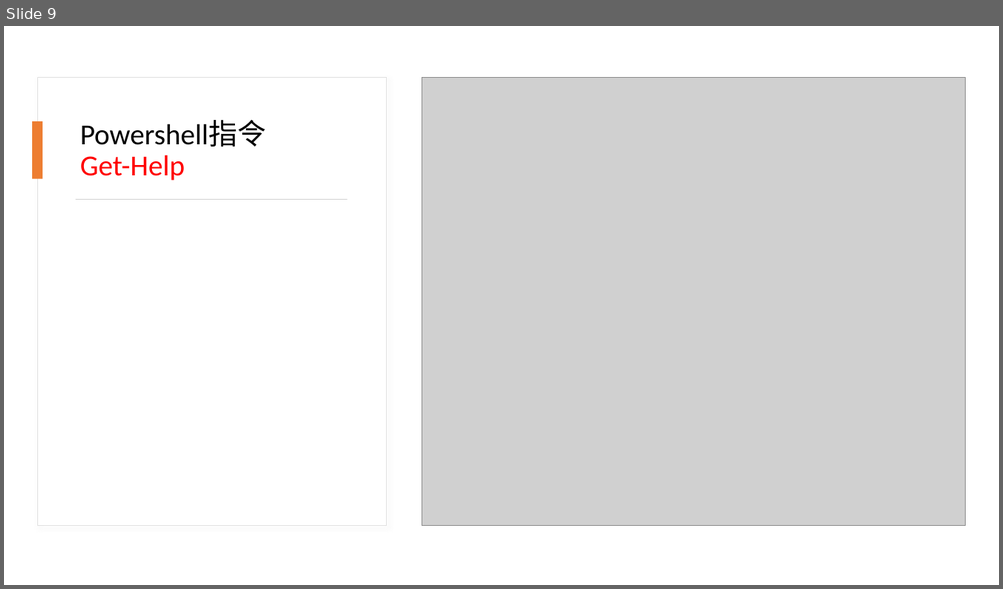
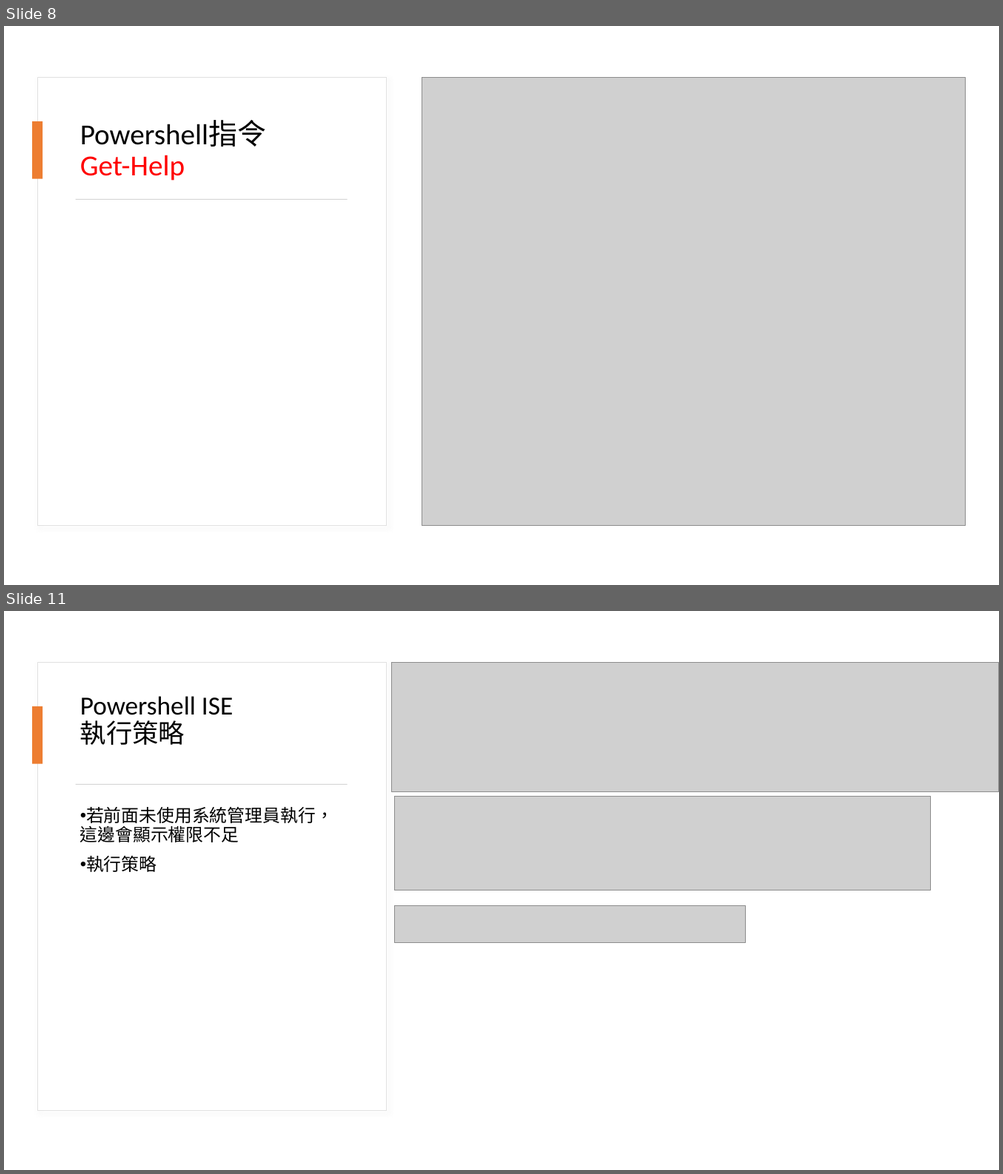
Before and after one commit to A080E101/2021-, a slide deck: 系統安全報告.pptx. Shown one above the other, each under a label of ours: slide 9 before the commit, slides 8 and 11 after it; the slides between them are not shown. The pictures are 1003x589 and 1003x1174 pixels, drawn with LibreOffice and Linux fonts; fonts in the diff are those of the drawing; grey boxes stand for pictures. Boxes give left, top, right and bottom in pixels: in the first picture for what was removed or moved away, otherwise in the second. Text is boxed around its words. In the diff, an @@ line names an element or a change of style, - is before the commit and + after.

```diff
--- a/系統安全報告.pptx
+++ b/系統安全報告.pptx
@@ slide 11 added at (x1=4, y1=611, x2=999, y2=1170), background #FFFFFF @@
@@ rectangle added at (x1=37, y1=663, x2=387, y2=1111), fill #FFFFFF, outline #E1E1E1 0.75 pt @@
@@ picture added at (x1=392, y1=663, x2=999, y2=792) @@
@@ title added at (x1=80, y1=696, x2=233, y2=745), 25.2 pt, text #000000 @@
+Powershell ISE
+執行策略
@@ rectangle added at (x1=32, y1=706, x2=42, y2=764), fill #ED7D31 @@
@@ rectangle added at (x1=76, y1=784, x2=347, y2=785), fill #D5D5D5 @@
@@ text added at (x1=80, y1=807, x2=333, y2=872), 17 pt, text #000000 @@
+• 若前面未使用系統管理員執行，這邊會顯示權限不足
+• 執行策略
@@ picture added at (x1=395, y1=797, x2=930, y2=891) @@
@@ picture added at (x1=395, y1=906, x2=745, y2=943) @@
@@ what was slide 9 is now slide 8 @@
```
Also in this commit, not shown: 3 other slides added, 1 slide removed.
